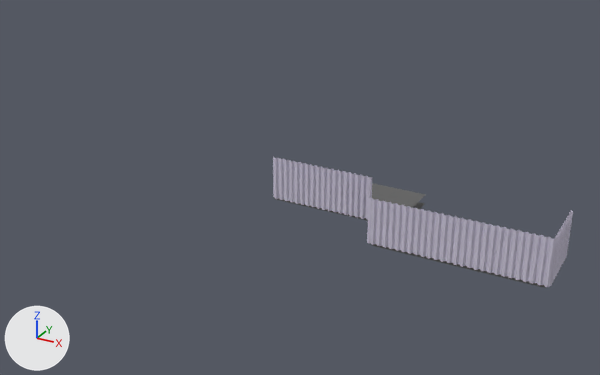
An edit to the FBX model p44/p-44-balkon-2.fbx, drawn before and after from the same camera.
Before and after are seen from a 50 mm lens placed at (8.74, -16.11, 7.77), pointed at (0.59, -1.28, 0.36). The lights are fixed; the arrows at lower left show +X, +Y and +Z. The picture after the commit comes second.

The scene before the commit, as lines of its bpy script (objects in view):
```python
me_cube_016 = bpy.data.meshes.new('Cube.016')
me_cube_016.from_pydata(...)  # 1050 vertices, 521 faces; spans x 0.0..6.41, y -2.49..0.0, z 0.0..1.05
# faces by material slot: [17, 504]
me_cube_016.materials.append(mat_beton_raw_gray)  # dark grey #626262
me_cube_016.materials.append(mat_metall_gray)  # light grey #d7d2e3
ob_balkon_1_001 = bpy.data.objects.new('balkon-1.001', me_cube_016)
ob_balkon_1_001.location = (0.0, 0.0, 0.0)
```
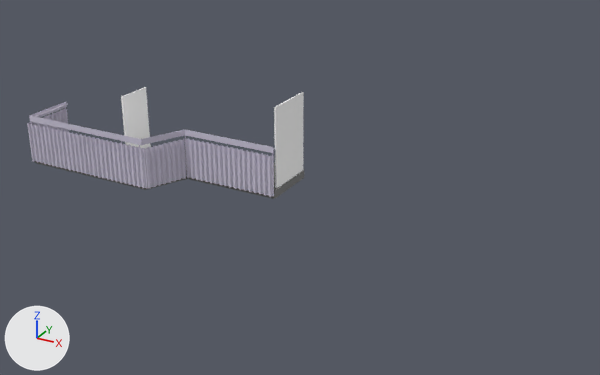
Where the change shows, as pixel boxes [x1, y1, x2, y2] in the pictures (600 x 375 px; the box of a moved part takes in the faces that stretch with it):
'balkon-1.001', reshaped (8% narrower, 14% shorter): before [273, 157, 573, 288]; after [27, 87, 304, 199]
part 1 of me_cube_016, moved or reshaped: before [556, 211, 573, 238]; after [29, 109, 68, 132]
part 2 of me_cube_016, moved or reshaped (not visible afterwards): before [550, 212, 573, 286]
part 3 of me_cube_016, moved or reshaped: before [372, 198, 556, 274]; after [39, 125, 147, 178]
part 4 of me_cube_016, moved or reshaped: before [370, 198, 556, 287]; after [27, 123, 147, 188]
part 5 of me_cube_016, moved or reshaped (not visible afterwards): before [369, 178, 372, 243]
part 6 of me_cube_016, moved or reshaped: before [367, 178, 372, 243]; after [144, 139, 187, 188]
part 7 of me_cube_016, moved or reshaped: before [279, 158, 356, 174]; after [193, 139, 274, 173]
part 8 of me_cube_016, moved or reshaped: before [273, 157, 372, 220]; after [185, 138, 274, 197]
part 9 of me_cube_016, added: after [121, 87, 151, 149]
part 10 of me_cube_016, added: after [274, 92, 304, 188]
part 11 of me_cube_016, added: after [29, 102, 275, 153]
part 12 of me_cube_016, cut back: before [274, 183, 546, 288]; after [33, 105, 304, 199]

Diff of the bpy script that builds the scene:
```diff
--- a/p44/p-44-balkon-2.fbx.py
+++ b/p44/p-44-balkon-2.fbx.py
@@ mat_plastic @@
+mat_plastic = principled_material('plastic')
+mat_plastic.base_color = (1.0, 1.0, 1.0)  # white #ffffff
+mat_plastic.roughness = 0.3
@@ me_cube_016 @@
 # used by ob_balkon_1_001; location = (0.0, 0.0, 0.0)
-me_cube_016.from_pydata(...)  # 1050 vertices, 521 faces; spans x 0.0..6.41, y -2.49..0.0, z 0.0..1.05
+me_cube_016.from_pydata(...)  # 1154 vertices, 579 faces; spans x -6.38..0.0, y -2.47..0.0, z 0.0..2.13
+# me_cube_016 part 1: the loose piece of 82 vertices spanning x 6.35..6.4, y -2.46..-1.14, z 0.07..1.05 is mirrored in x about its middle, then moved by (-12.73, 0.0, 0.0)
+# me_cube_016 part 2: the loose piece of 82 vertices spanning x 6.36..6.41, y -2.46..-1.14, z 0.07..1.05 is mirrored in x about its middle, then moved by (-12.74, 0.0, 0.0)
+# me_cube_016 part 3: the loose piece of 218 vertices spanning x 2.8..6.39, y -2.48..-2.43, z 0.07..1.05 is mirrored in x about its middle, then moved by (-9.18, 0.01, 0.0)
+# me_cube_016 part 4: the loose piece of 218 vertices spanning x 2.8..6.39, y -2.49..-2.44, z 0.07..1.05 is mirrored in x about its middle, then moved by (-9.18, 0.01, 0.0)
+# me_cube_016 part 5: the loose piece of 66 vertices spanning x 2.38..2.82, y -2.45..-1.47, z 0.06..1.04 is mirrored in x about its middle, then moved by (-5.2, 0.03, 0.0)
+# me_cube_016 part 6: the loose piece of 66 vertices spanning x 2.38..2.81, y -2.45..-1.47, z 0.06..1.04 is mirrored in x about its middle, then moved by (-5.19, 0.03, 0.0)
+# me_cube_016 part 7: the loose piece of 146 vertices spanning x 0.01..2.4, y -1.5..-1.46, z 0.07..1.05 is mirrored in x about its middle, then moved by (-2.4, 0.04, 0.0)
+# me_cube_016 part 8: the loose piece of 146 vertices spanning x 0.01..2.4, y -1.51..-1.46, z 0.07..1.05 is mirrored in x about its middle, then moved by (-2.4, 0.04, 0.0)
+# me_cube_016 part 9: a new loose piece, a box spanning x -3.43..-3.392, y -2.323..-1.476, z 0.193..2.134, in mat_plastic (white #ffffff)
+# me_cube_016 part 10: a new loose piece, a box spanning x -0.038..0.0, y -1.31..-0.052, z 0.193..2.134, in mat_plastic (white #ffffff)
+# me_cube_016 part 11: a new loose piece of 40 vertices spanning x -6.31..-0.01, y -2.41..-1.15, z 1.1..1.24, in mat_metall_gray (light grey #d7d2e3)
+# me_cube_016 part 12
+# 22 vertices are removed from x 2.4..6.31, y -2.41..0.0, z 0.0..0.22
+# 17 faces are deleted
+# 41 vertices are added at x -6.31..-0.06, y -2.41..0.0, z 0.0..0.22
+# 24 new vertices lie (0.0, 0.0, 0.97) away from vertices in x -6.27..-0.06, y -2.37..-1.23, z 0.22
+# 5 new vertices lie (0.0, 0.0, 0.22) away from vertices in x -6.31..-2.88, y -2.41..-1.13, z 0.0
+# 17 new faces join them, mat_beton_raw_gray (dark grey #626262)
+# 18 new faces join them, mat_metall_gray (light grey #d7d2e3)
 me_cube_016.materials.append(mat_beton_raw_gray)
 me_cube_016.materials.append(mat_metall_gray)
+me_cube_016.materials.append(mat_plastic)  # white #ffffff
```
